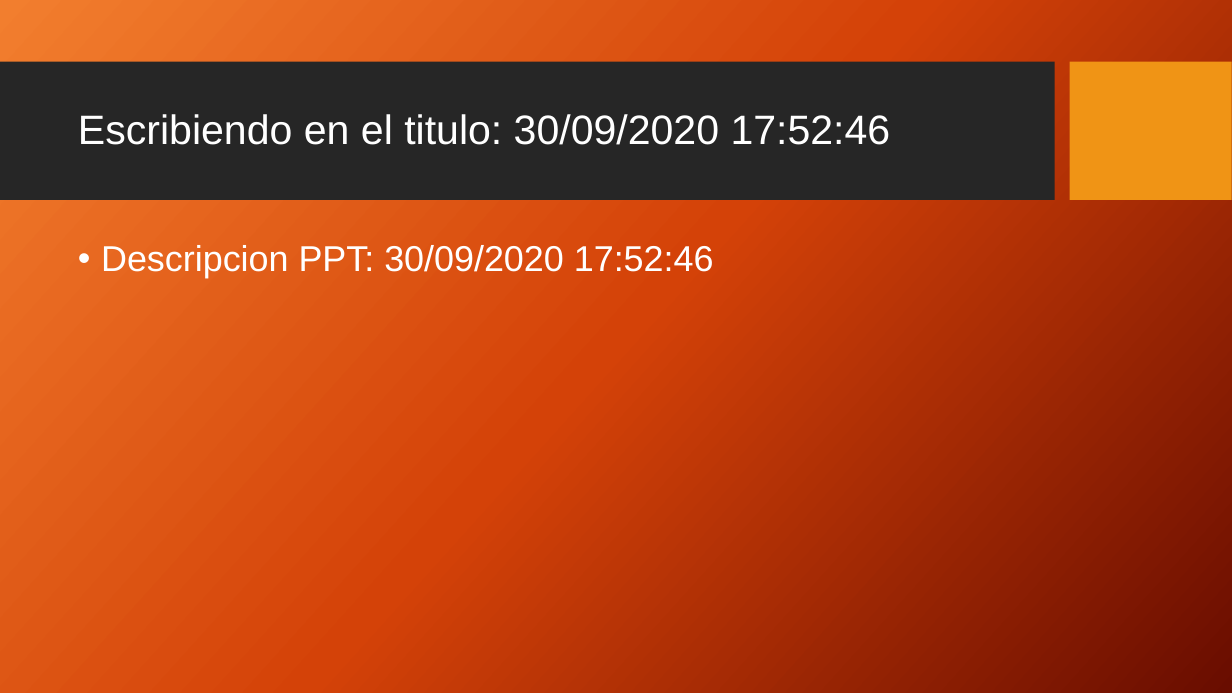
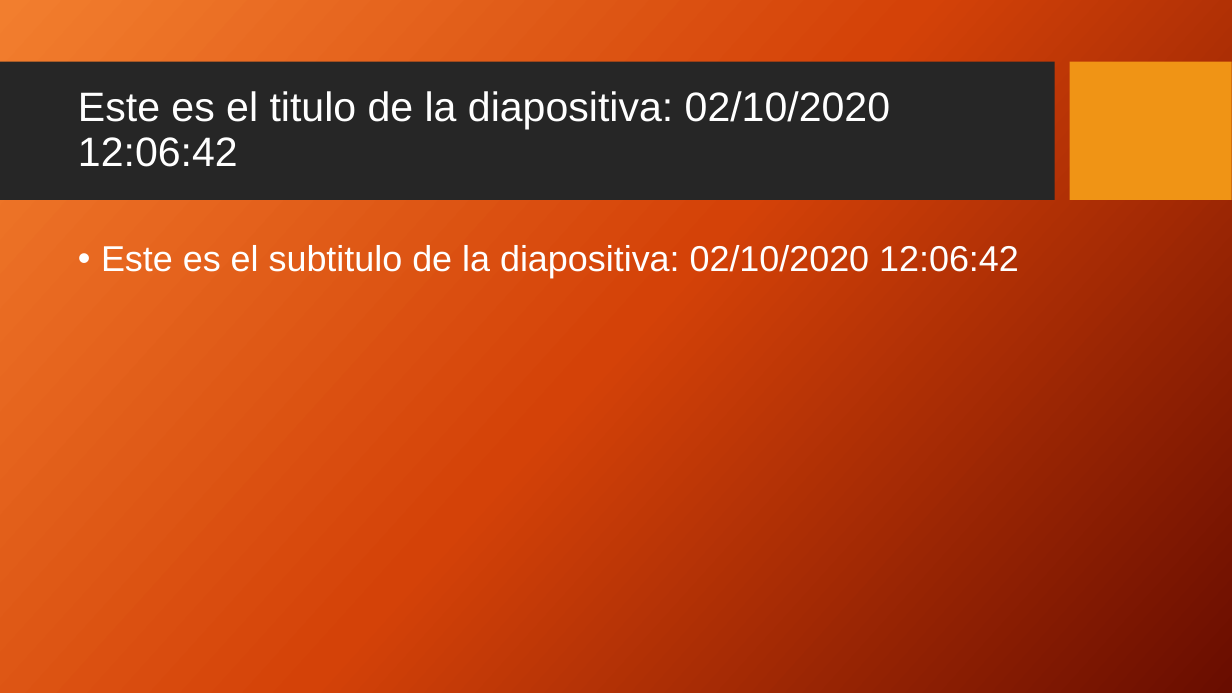
Before and after one commit to efrainmejiasc/OpenXmlDocumentFormatPPT, a slide deck: slide 1 of OpenXmlDocumentFormatPPT/OpenXmlDocumentFormatPPT/TemplatePPT/Plantilla1.pptx. Drawn at 1232x693 pixels with LibreOffice and Linux fonts; fonts in the diff are those of the drawing; background and template pictures are left out. Boxes give left, top, right and bottom in pixels: in the first picture for what was removed or moved away, otherwise in the second. Text is boxed around its words. In the diff, an @@ line names an element or a change of style, - is before the commit and + after.

```diff
--- a/OpenXmlDocumentFormatPPT/OpenXmlDocumentFormatPPT/TemplatePPT/Plantilla1.pptx
+++ b/OpenXmlDocumentFormatPPT/OpenXmlDocumentFormatPPT/TemplatePPT/Plantilla1.pptx
@@ title at <box>78,91,890,167</box>: text changed @@
-Escribiendo en el titulo: 30/09/2020 17:52:46
+Este es el titulo de la diapositiva: 02/10/2020 12:06:42
@@ text at <box>101,245,1019,278</box>: text changed @@
-• Descripcion PPT: 30/09/2020 17:52:46
+• Este es el subtitulo de la diapositiva: 02/10/2020 12:06:42
```
Also in this commit, not shown: 1 slide added, 1 other file.
